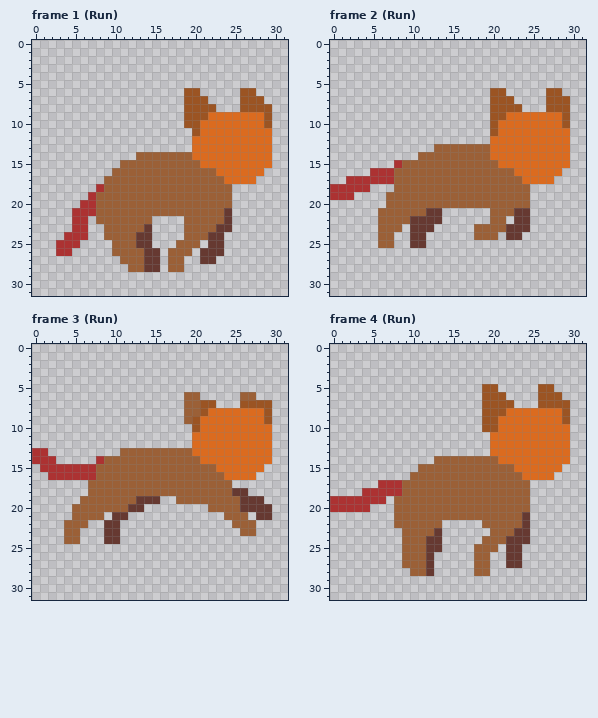
One commit to this pixel-art file: sprites/player.ase. The picture above was drawn from the file before the commit.
32x32 pixels, 9 frames. Shown: frame 1 (Run), frame 2 (Run), frame 3 (Run), frame 4 (Run). The commit also changed other frames, which this record leaves out.
And afterwards:
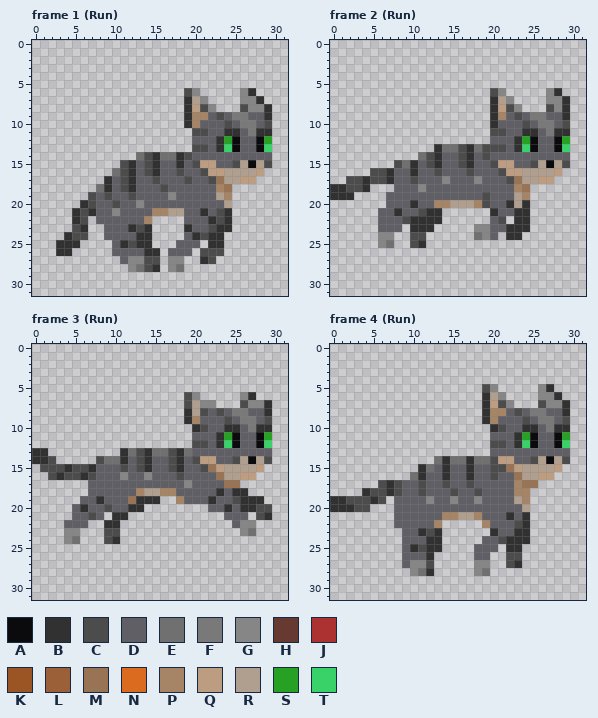
Palette (. is transparent): A #0b0b0d  B #313131  C #4c4c4c  D #605f65  E #707070  F #797979  G #868686  H #663931  J #ac3232  K #9b5423  L #9b6037  M #987455  N #db6b1f  P #a68466  Q #bc9d81  R #b09f8f  S #26a123  T #39d269
Change:
layer "grayCat" added
Changed rows in their new state; - is an unchanged pixel.
Frame 1 (Run), layer "grayCat":
first column x 3:
 6 ----------------CG-----GB--
 7 ----------------BRG----GGB-
 8 ----------------BQCG---CGGB
 9 ----------------BPPDCDFFDDB
10 ----------------BPDDDCDFFDC
11 -----------------CCDDBBDFBB
12 -----------------DDDBSADDAS
13 -----------------CCDBTADDAT
14 ----------ECBEEBCDDDDDDDDDD
15 --------CBDCBDDBDCQQDDCRARC
16 -------ECBDCBDDCDDCQQRRRRQ-
17 ------BDCBDDCDDDCDDCMRRQQ--
18 -----EBDCBDDDCDDDDDDPM-----
19 ----CDCDDCDDDDGDDDDDRP-----
20 ---BCDDCDDGDDDDDDDDDDR-----
21 --BCBDDGDDDDPPRRDDBDCB-----
22 --BC-DDDDDDP----DDDBCB-----
23 --CB--DDDBCB----BDDCBB-----
24 -BCC--DDDDBB----DBCBB------
25 BBB----DBCBB---DDD-BB------
26 BB-----DDDDBB-DDD-CCC------
27 --------DGGCC-GG--BC-------
28 ---------GECB-GE-----------
Frame 2 (Run), layer "grayCat":
first column x 0:
 6 --------------------CG-----GB-
 7 --------------------BRG----GGB
 8 --------------------BQCG---CGB
 9 --------------------BPDCDFFDDB
10 --------------------BDDDCDFFDC
11 --------------------CCDDBBDFBB
12 --------------------DDDBSADDAS
13 -------------BEECBECCCDBTADDAT
14 -----------ECBDDCBDCDDDDDDDDDD
15 --------CEBDCBDDCBDDCQQDDCRARC
16 -----CCBDDBDDCDDDCDDDCQQRRRRQ-
17 --CCBCCBDDCDDDGDDDGDDDCMRRQQ--
18 BBCCB---DDDGDDDDDDDDDDDPM-----
19 BBB----DDDDDDDDDDDDCDDDRP-----
20 -------DDDBDDPPRRRPCDDBRB-----
21 ------DDBDDCBB------BDDBB-----
22 ------DDDCBBBB------DC-BB-----
23 ------DDD-BBB-----GGDDBBB-----
24 ------GG--CC------EGD-BB------
25 ------GE--CB------------------
Frame 3 (Run), layer "grayCat":
first column x 0:
 6 -------------------CG-----GB--
 7 -------------------CRGG---CGGB
 8 -------------------BRCDCDFFDDB
 9 -------------------BPDDDCDFFDC
10 --------------------BCDDBBDFBB
11 --------------------DDDBSADDAS
12 --------------------CCDBTADDAT
13 BB---------BECBEECBEDDDDDDDDDD
14 BBC-----CEEBDCBDDCBDCQQDDCRARC
15 -CCCBCCBDDDCDCBDDCBDDCMQRRRRQ-
16 --CBCCBCDDDGDDGDDDCDDDDMRRQQ--
17 -------DDDDDDDDDDDDGDDDDMM----
18 -------DDDDDDPRRPPDDDDDBDBB---
19 ------DDBDDDMBBB--PDDDBDDCBBB-
20 -----DBDDCDDBB--------DDBDBBCC
21 -----DDCD-BB------------DDD-CB
22 ----DDD--BB--------------DGG--
23 ----GG---CC---------------GE--
24 ----GE---CB-------------------
Frame 4 (Run), layers "grayCat", "head":
first column x 0:
 5 -------------------CG-----GB--
 6 -------------------BRG----GGB-
 7 -------------------BQCG---CGGB
 8 -------------------BPPDCDFFDDB
 9 -------------------BPDDDCDFFDC
10 -------------------.BCDDBBDFBB
11 --------------------DDDBSADDAS
12 --------------------CCDBTADDAT
13 --------------------DDDDDDDDDD
14 -------------EBEEBEECQQDDCRARC
15 -----------BEDBDDBDDCCMQRRRRQ-
16 ----------EBDDBDDBDDCDDMRRQQ--
17 ------CBCDDCDDCDDCDDDDDPMM----
18 ----BCCBCDDCDDDCDDCDDDDPP-----
19 BBCCCBC-DDDDGDDGDDGDDDDRP-----
20 BBBCC---DDDDDDDDDDDDDDDDR-----
21 --------DDDDDDPPRRPDDDBDB-----
22 --------DDDDDP-----PDDDCB-----
23 ---------DDBCB------BDDBB-----
24 ---------DDDBB-----DDCBBB-----
25 ---------DBCBB----DDD-BB------
26 ---------DDDB-----DD--CC------
27 ---------DGGC-----GG--CB------
28 ----------GEB-----GE----------
